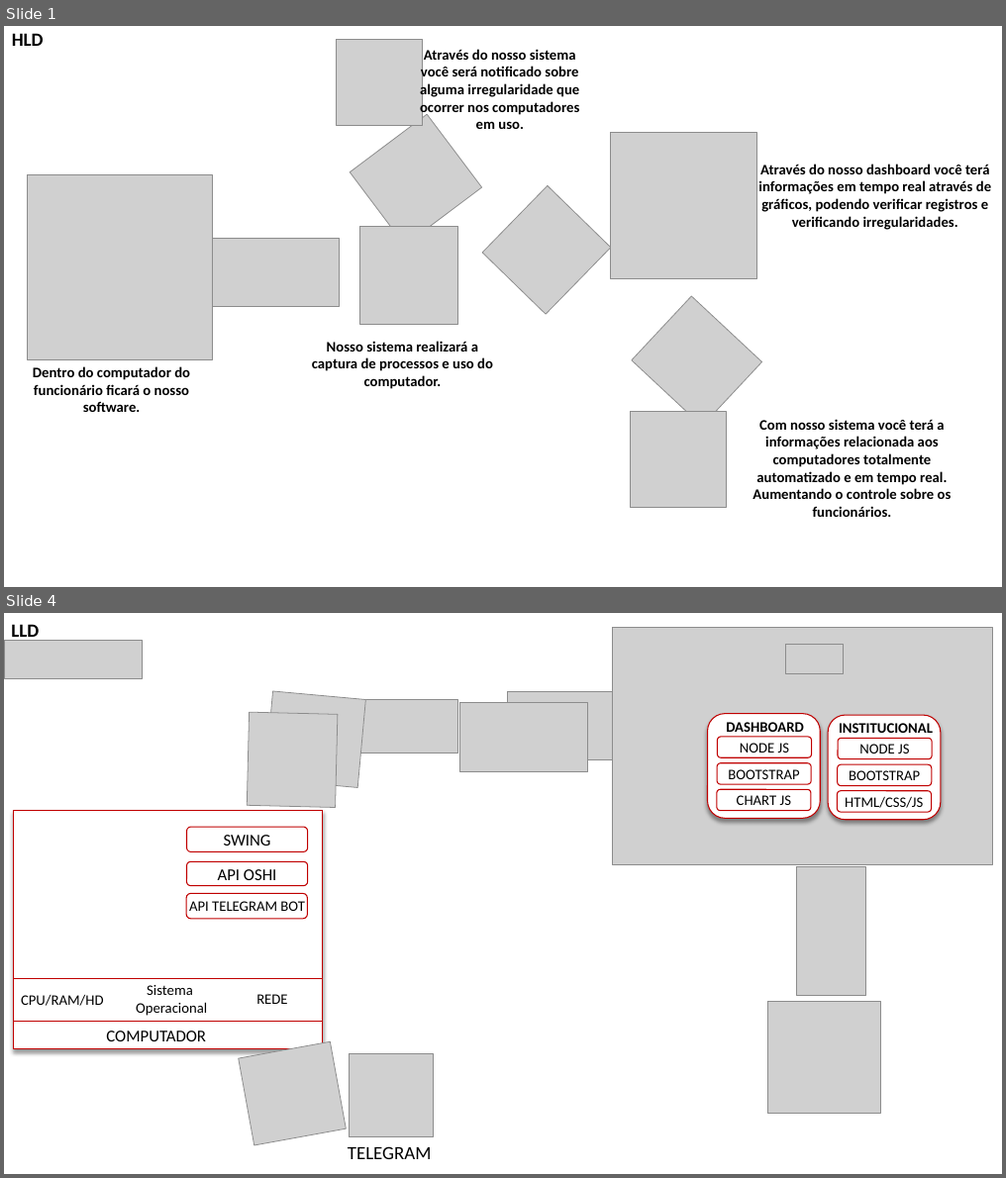
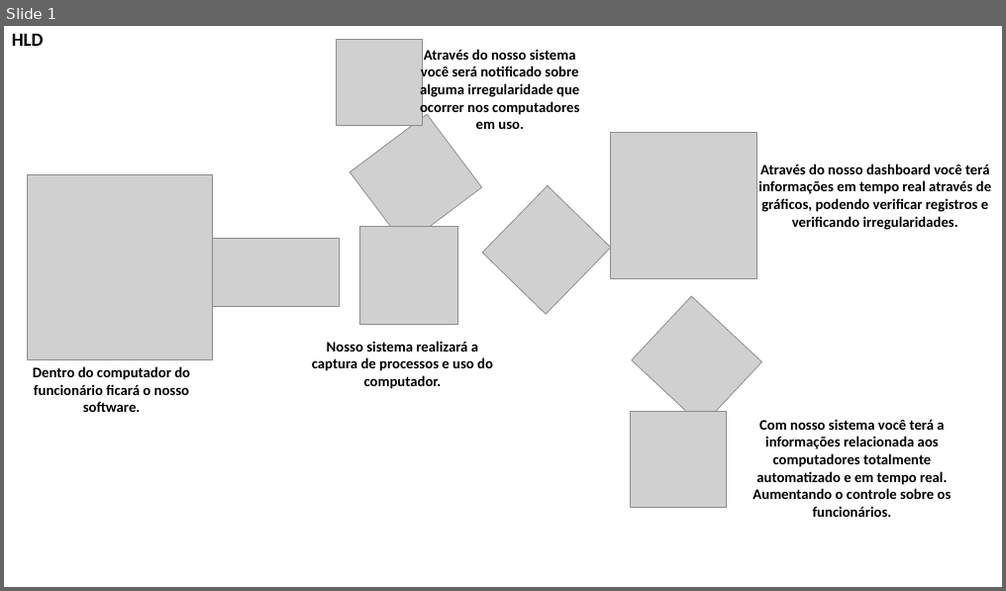
Before and after one commit to BandTec/grupo-07-adsa-20201, a slide deck: Documentação/HLD.LLD.DIAGRAMA.pptx. Shown one above the other, each under a label of ours: slides 1 and 4 before the commit, slide 1 after it; the slides between them are not shown. The pictures are 1006x1178 and 1006x591 pixels, drawn with LibreOffice and Linux fonts; fonts in the diff are those of the drawing; grey boxes stand for pictures. Boxes give left, top, right and bottom in pixels: in the first picture for what was removed or moved away, otherwise in the second. Text is boxed around its words. In the diff, an @@ line names an element or a change of style, - is before the commit and + after.

```diff
--- a/Documentação/HLD.LLD.DIAGRAMA.pptx
+++ b/Documentação/HLD.LLD.DIAGRAMA.pptx
@@ slide 4 removed at bbox=[4, 613, 1002, 1174], background #FFFFFF @@
@@ picture removed at bbox=[4, 640, 142, 678] @@
@@ text removed at bbox=[11, 624, 39, 643] @@
-LLD
@@ picture removed at bbox=[265, 691, 366, 788] @@
@@ picture removed at bbox=[354, 700, 457, 753] @@
@@ picture removed at bbox=[507, 691, 635, 761] @@
@@ picture removed at bbox=[248, 712, 338, 808] @@
@@ picture removed at bbox=[460, 703, 588, 771] @@
@@ group removed at bbox=[613, 627, 993, 863]: 8 rounded rectangles, 2 pictures, 2 texts @@
-INSTITUCIONAL
-NODE JS
-BOOTSTRAP
-DASHBOARD
-NODE JS
-BOOTSTRAP
-CHART JS
@@ rectangle removed at bbox=[14, 810, 323, 1050] @@
@@ text removed at bbox=[845, 796, 923, 808] @@
-HTML/CSS/JS
@@ rounded rectangle removed at bbox=[187, 827, 308, 853] @@
-SWING
@@ rounded rectangle removed at bbox=[187, 861, 308, 885] @@
-API OSHI
@@ picture removed at bbox=[796, 867, 865, 996] @@
@@ rounded rectangle removed at bbox=[187, 894, 308, 919] @@
@@ text removed at bbox=[189, 901, 305, 911] @@
-API TELEGRAM BOT
@@ rectangle removed at bbox=[14, 979, 323, 1022] @@
@@ text removed at bbox=[21, 995, 104, 1006] @@
-CPU/RAM/HD
@@ text removed at bbox=[136, 985, 207, 1016] @@
-Sistema
-Operacional
@@ text removed at bbox=[256, 994, 287, 1004] @@
-REDE
@@ picture removed at bbox=[767, 1001, 880, 1115] @@
@@ text removed at bbox=[106, 1031, 206, 1042] @@
-COMPUTADOR
@@ picture removed at bbox=[239, 1042, 347, 1146] @@
@@ picture removed at bbox=[349, 1054, 433, 1138] @@
@@ text removed at bbox=[348, 1147, 432, 1159] @@
-TELEGRAM
```
Also in this commit, not shown: 1 slide changed, 1 other slide removed.
